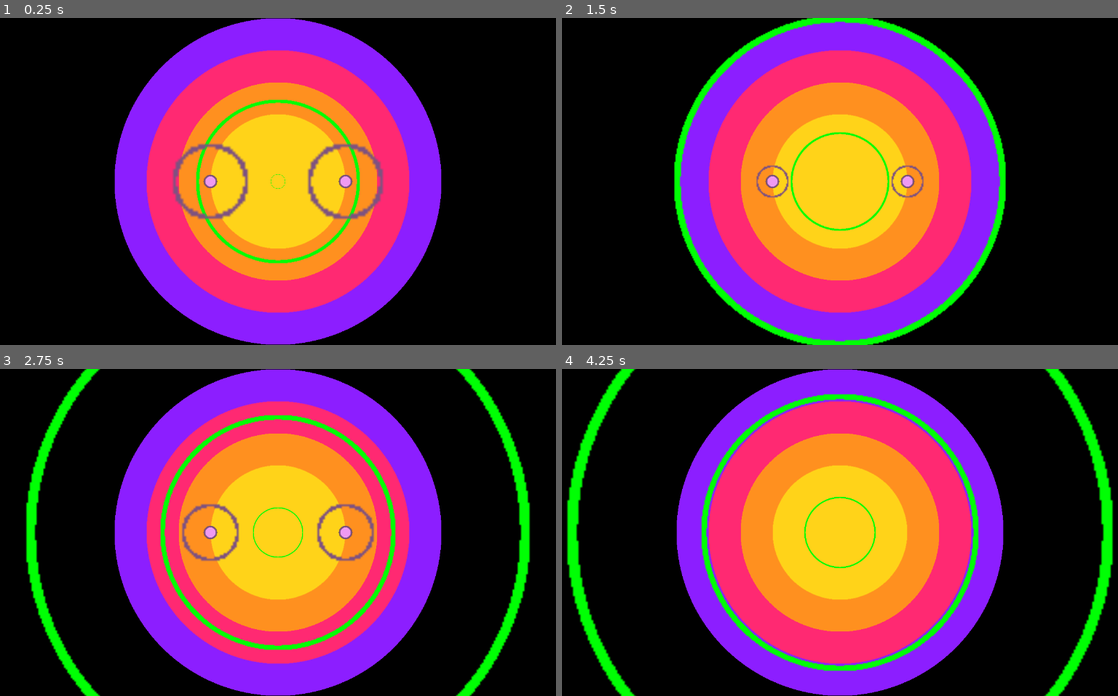
Above: before the commit, frames 1-4 (two rows, left to right).
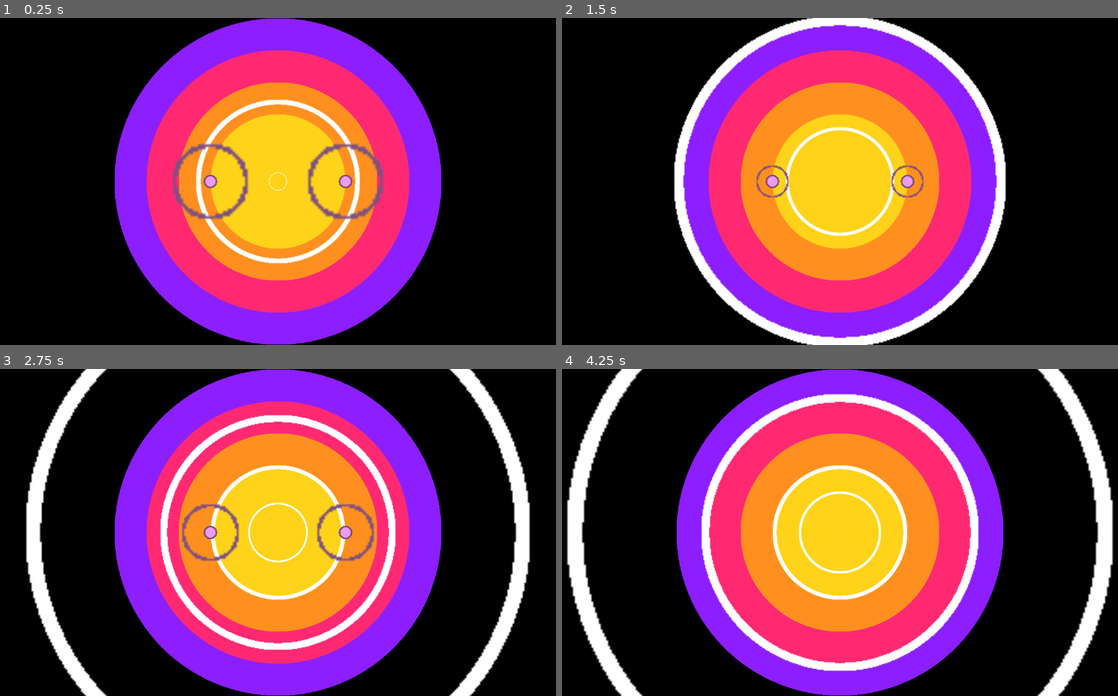
Above: after the commit, the same moments.

Repository: wispykey/epicenter
Game: Godot game, scene res://Main.tscn
The game is run twice, just before and just after one commit, with the same random seed, the same clock (stepped at 60 frames per second) and the same inputs. Sound files missing from this copy of the repository are replaced by a short silence.
Inputs:
- Up to frame 1 (0.25 s): no input
- Up to frame 2 (1.5 s): hold J (hit_ring1_right) 0.53-1.28 s
- Up to frame 3 (2.75 s): hold J (hit_ring1_right) from 2.03 s (still down)
- Up to frame 4 (4.25 s): tap Enter at 3.5 s; release J (hit_ring1_right) at 3.53 s

The runs differ from the first frame. In frame 1, 1.6% of the frame differs, in the area x 35-65%, y 24-76%; in frame 2, 7.1%; in frame 3, 11%; in frame 4, 13%, in the area x 0-100%, y 0-100%.

Commit message:
Separate inner/outer lerp to ease inner

Diff:
--- a/Main.tscn
+++ b/Main.tscn
@@ -103,7 +103,9 @@
 [node name="AudioStreamPlayer" type="AudioStreamPlayer" parent="."]
 stream = ExtResource("3_cm0pq")
 
-[node name="BeatIndicators" type="Node" parent="."]
+[node name="InnerBeatIndicators" type="Node" parent="."]
+
+[node name="OuterBeatIndicators" type="Node" parent="."]
 
 [node name="PlayerController" parent="." instance=ExtResource("4_cm0pq")]
 
--- a/main.gd
+++ b/main.gd
@@ -102,38 +102,46 @@
 
 func _on_first_beat_pulse_ring1(_count):
 	play_pulse_animation_tween($Ring1)
-	pass
+
 
 func _on_second_beat_pulse_ring2(_count):
 	play_pulse_animation_tween($Ring2)
-	pass
+
 
 func _on_third_beat_pulse_ring3(_count):
 	play_pulse_animation_tween($Ring3)
-	pass
+
 
 func _on_fourth_beat_pulse_ring4(_count):
 	play_pulse_animation_tween($Ring4)
-	pass
+
 
 func update_indicator_sizes():
 	var measure_length = Conductor.beat_length * TIME_SIGNATURE_NUMERATOR
 
-	for indicator in $BeatIndicators.get_children():
+	for indicator in $OuterBeatIndicators.get_children():
 		var t = indicator.measure_time_elapsed / (measure_length * indicator.extra_duration_ratio)
 		var new_scale = indicator.start_scale.x + lerp(0.0, indicator.end_scale.x, t)
+		indicator.scale = Vector2(new_scale, new_scale)
+
+	for indicator in $InnerBeatIndicators.get_children():
+		var t = indicator.measure_time_elapsed / (measure_length * indicator.extra_duration_ratio)
+		var lerp_output = lerp(0.0, indicator.end_scale.x, t)
+		var eased_lerp_output = ease(lerp_output, 0.8)
+		var new_scale = indicator.start_scale.x + eased_lerp_output
 		indicator.scale = Vector2(new_scale, new_scale)
 
 	for marker in $BeatMarkers.get_children():
 		var t = marker.measure_time_elapsed / (measure_length * marker.extra_duration_ratio)
 		var lerp_progress = lerp(marker.start_scale.x, marker.end_scale.x, t)
-		print(lerp_progress)
 		var new_scale = lerp_progress
 		marker.indicator.scale = Vector2(new_scale, new_scale)
 
 func _on_sixteenth_notes_update_time_elapsed(_count):
 	var step = (Conductor.beat_length / 16.0)
-	for indicator in $BeatIndicators.get_children():
+	for indicator in $InnerBeatIndicators.get_children():
+		indicator.measure_time_elapsed += step
+	for indicator in $OuterBeatIndicators.get_children():
 		indicator.measure_time_elapsed += step
 	for indicator in $BeatMarkers.get_children():
 		indicator.measure_time_elapsed += step
@@ -144,14 +152,14 @@
 	measure_time_elapsed = 0
 	var new_indicator = outer_indicator_scene.instantiate()
 	new_indicator.position = CENTER
-	$BeatIndicators.add_child(new_indicator)
+	$OuterBeatIndicators.add_child(new_indicator)
 
 
 func _on_third_beat_spawn_next_indicator(_count):
 	var new_indicator = inner_indicator_scene.instantiate()
 	new_indicator.position = CENTER
 	new_indicator.scale = Vector2.ZERO
-	$BeatIndicators.add_child(new_indicator)
+	$InnerBeatIndicators.add_child(new_indicator)
 
 func _on_measure_start_spawn_beat_markers(_count):
 	# Shift to 1-indexing (RhythmNotifier uses 0-indexing)
--- a/ring_gradient.tres
+++ b/ring_gradient.tres
@@ -3,4 +3,4 @@
 [resource]
 interpolation_mode = 1
 offsets = PackedFloat32Array(0, 0.94, 0.96, 1)
-colors = PackedColorArray(0.445, 0.89, 0, 0, 0, 1, 0.015686275, 0, 0, 1, 0.015686275, 1, 0, 1, 0, 0)
+colors = PackedColorArray(1, 1, 1, 0, 1, 1, 1, 1, 1, 1, 1, 1, 1, 1, 1, 0)
